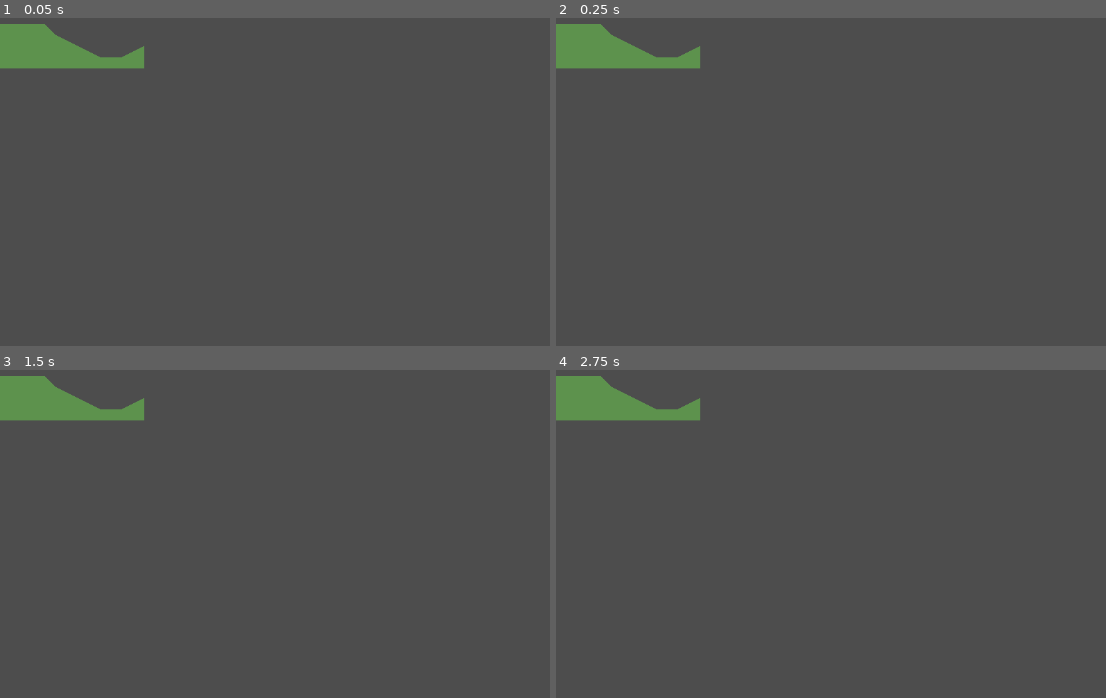
Above: before the commit, frames 1-4 (two rows, left to right).
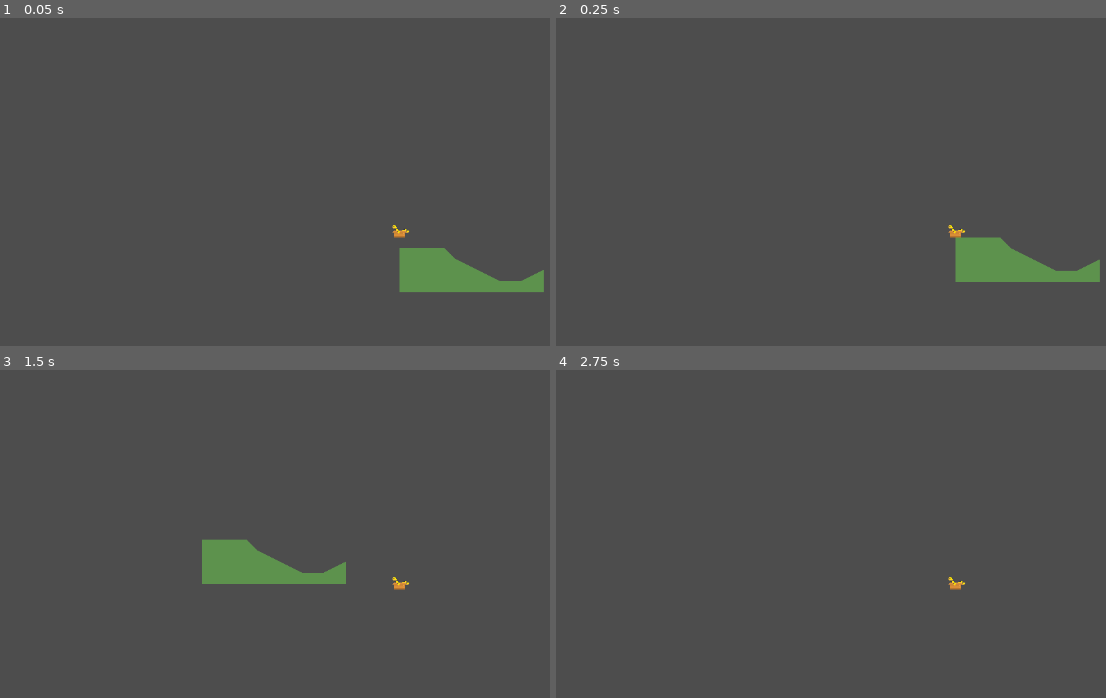
Above: after the commit, the same moments.

Repository: Skuffy808/SlidingCardboard
Game: Godot game, scene res://Assets/Scenes/Areas/area_1.tscn
Two runs of this game, one before a commit and one after it. Both use one fixed random seed, a clock stepped at 60 frames per second and the inputs below. Before the commit the project has no main scene; this scene is started directly in both runs.
Inputs:
- Up to frame 1 (0.05 s): no input
- Up to frame 2 (0.25 s): no input
- Up to frame 3 (1.5 s): tap Enter (ui_accept) at 0.5, 0.6, 0.77, 1.07, 1.35 s; hold Right (ui_right) from 0.53 s (still down)
- Up to frame 4 (2.75 s): tap Enter (ui_accept) at 1.52, 1.82, 2.1 s; release Right (ui_right) at 2.03 s; hold Left (ui_left) from 2.03 s (still down)

The runs differ from the first frame. In frame 1, 4.6% of the frame differs, in the area x 0-99%, y 1-84%; in frame 2, 4.6%, in the area x 0-99%, y 1-81%; in frame 3, 4.6%; in frame 4, 2.3%.

Commit message:
Add Player

Diff:
--- a/Assets/Scenes/Areas/area_1.tscn
+++ b/Assets/Scenes/Areas/area_1.tscn
@@ -1,6 +1,7 @@
-[gd_scene load_steps=4 format=3 uid="uid://bse3ngoybefbi"]
+[gd_scene load_steps=5 format=3 uid="uid://bse3ngoybefbi"]
 
 [ext_resource type="Texture2D" uid="uid://wpie0idujpxd" path="res://Assets/Sprites/grass_tiles.png" id="1_uidp5"]
+[ext_resource type="PackedScene" uid="uid://bxm4rgscyr144" path="res://Assets/Scenes/player.tscn" id="2_3uyhe"]
 
 [sub_resource type="TileSetAtlasSource" id="TileSetAtlasSource_3uyhe"]
 texture = ExtResource("1_uidp5")
@@ -29,3 +30,5 @@
 tile_set = SubResource("TileSet_8wi1m")
 format = 2
 layer_0/tile_data = PackedInt32Array(65536, 0, 0, 65537, 0, 0, 65538, 0, 0, 65539, 0, 0, 65540, 65536, 0, 131077, 19660 …(450 unchanged characters)…
+
+[node name="Player" parent="." instance=ExtResource("2_3uyhe")]
--- /dev/null
+++ b/Assets/Scenes/player.tscn
@@ -0,0 +1,20 @@
+[gd_scene load_steps=4 format=3 uid="uid://bxm4rgscyr144"]
+
+[ext_resource type="Texture2D" uid="uid://dhpy6xeri11of" path="res://Assets/Sprites/player_sprite.png" id="1_6cd4h"]
+[ext_resource type="Script" uid="uid://cblbout405vm7" path="res://Assets/Scripts/player_controller.gd" id="1_7dd06"]
+
+[sub_resource type="RectangleShape2D" id="RectangleShape2D_7dd06"]
+size = Vector2(16, 10)
+
+[node name="Player" type="CharacterBody2D"]
+script = ExtResource("1_7dd06")
+
+[node name="Camera2D" type="Camera2D" parent="."]
+
+[node name="Sprite2D" type="Sprite2D" parent="."]
+position = Vector2(0, -16)
+texture = ExtResource("1_6cd4h")
+
+[node name="CollisionShape2D" type="CollisionShape2D" parent="."]
+position = Vector2(0, -5)
+shape = SubResource("RectangleShape2D_7dd06")
--- /dev/null
+++ b/Assets/Scripts/player_controller.gd
@@ -0,0 +1,25 @@
+extends CharacterBody2D
+
+
+const SPEED = 300.0
+const JUMP_VELOCITY = -400.0
+
+
+func _physics_process(delta: float) -> void:
+	# Add the gravity.
+	if not is_on_floor():
+		velocity += get_gravity() * delta
+
+	# Handle jump.
+	if Input.is_action_just_pressed("ui_accept") and is_on_floor():
+		velocity.y = JUMP_VELOCITY
+
+	# Get the input direction and handle the movement/deceleration.
+	# As good practice, you should replace UI actions with custom gameplay actions.
+	var direction := Input.get_axis("ui_left", "ui_right")
+	if direction:
+		velocity.x = direction * SPEED
+	else:
+		velocity.x = move_toward(velocity.x, 0, SPEED)
+
+	move_and_slide()
--- a/project.godot
+++ b/project.godot
@@ -11,6 +11,7 @@
 [application]
 
 config/name="SlidingCardboard"
+run/main_scene="uid://bse3ngoybefbi"
 config/features=PackedStringArray("4.4", "GL Compatibility")
 config/icon="res://icon.svg"
 
Not shown, added: Assets/Scripts/player_controller.gd.uid
Binary file added: Assets/Sprites/player_sprite.png
Not shown, added: Assets/Sprites/player_sprite.png.import
